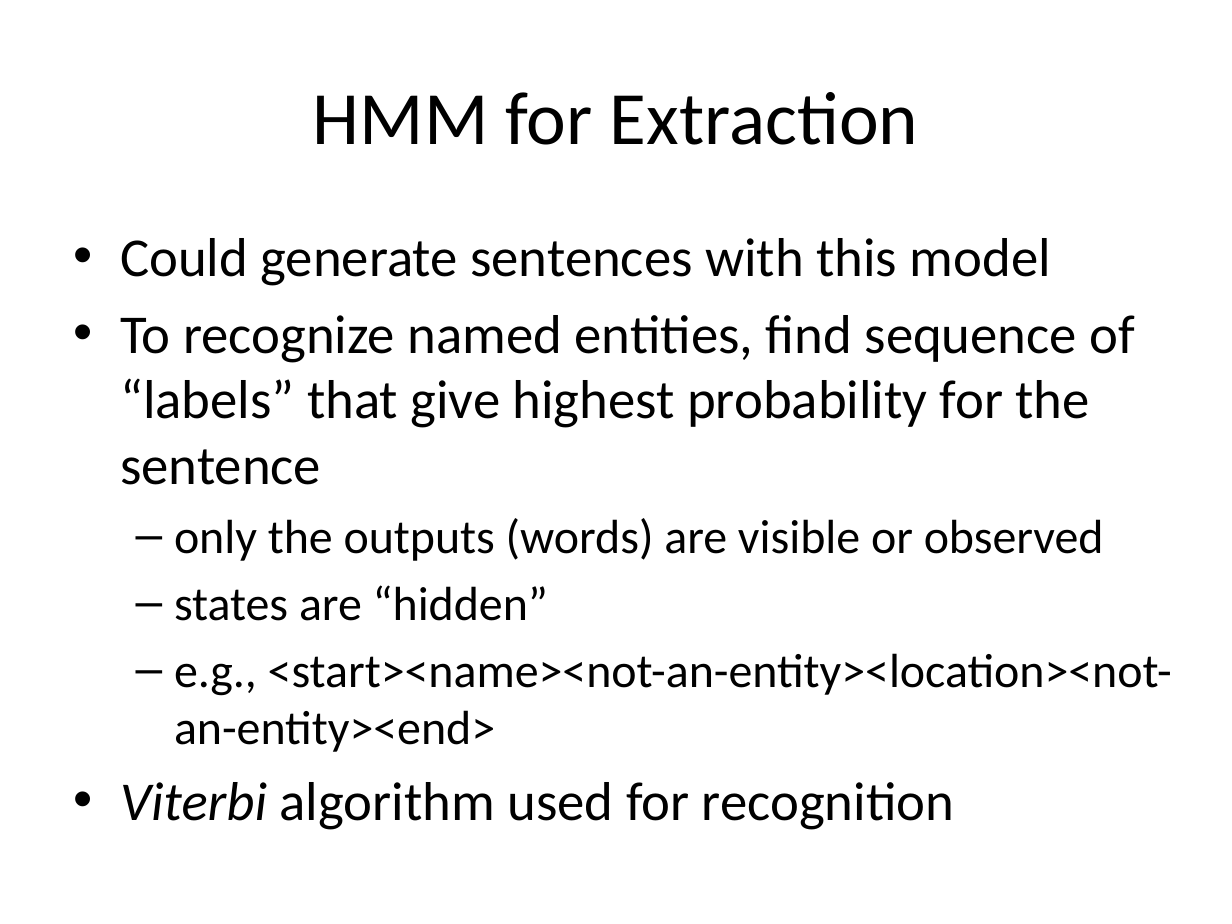
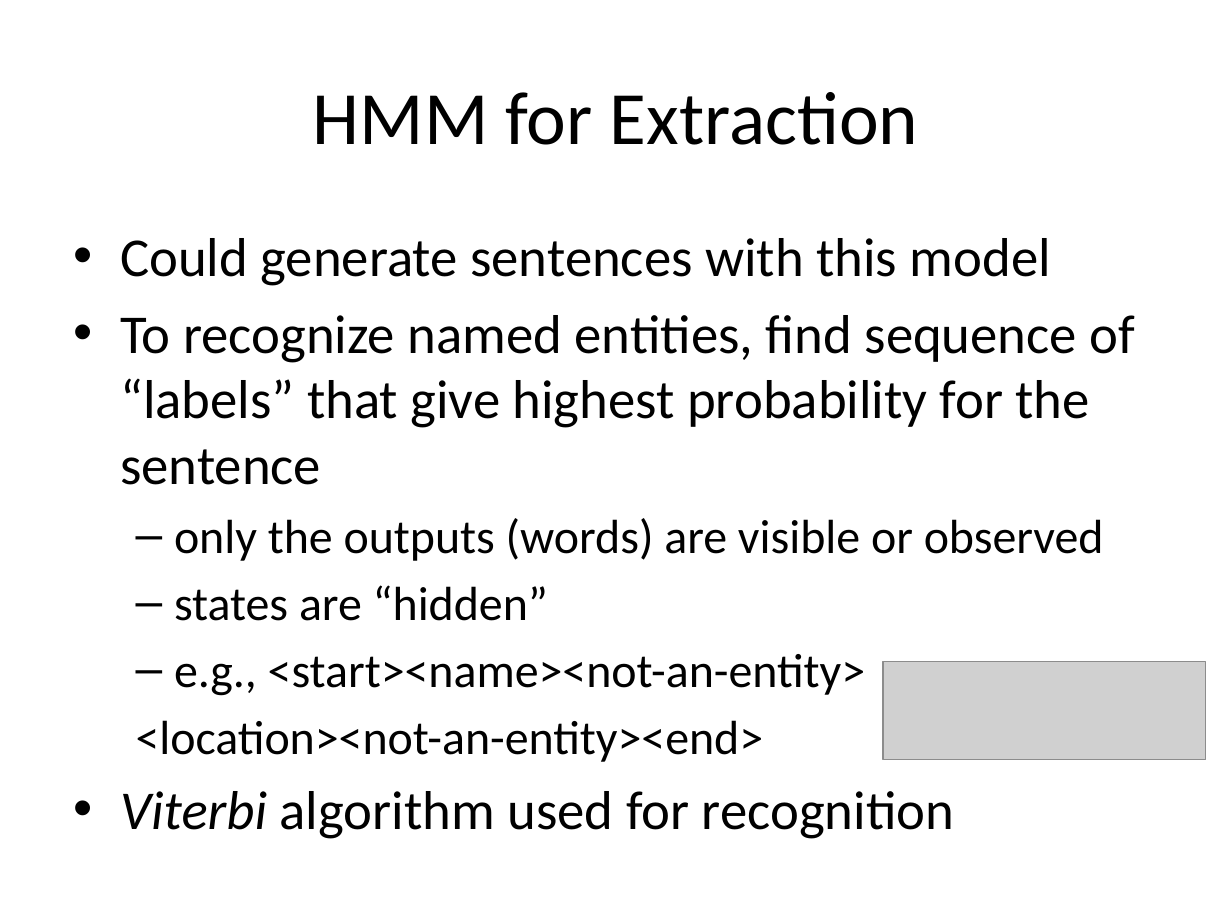
Before and after one commit to phvargas/cs834-f16, a slide deck: slide 95 of slides/chap4-mln.pptx. Drawn at 1232x924 pixels with LibreOffice and Linux fonts; fonts in the diff are those of the drawing; grey boxes stand for pictures. Boxes give left, top, right and bottom in pixels: in the first picture for what was removed or moved away, otherwise in the second. Text is boxed around its words. In the diff, an @@ line names an element or a change of style, - is before the commit and + after.

```diff
--- a/slides/chap4-mln.pptx
+++ b/slides/chap4-mln.pptx
@@ text at <box>136,654,865,762</box>: text changed @@
-  – e.g., <start><name><not-an-entity><location><not-an-entity><end>
+  – e.g., <start><name><not-an-entity>
+  <location><not-an-entity><end>
@@ picture added at <box>883,662,1206,759</box> @@
```
Also in this commit, not shown: 8 other slides changed.
